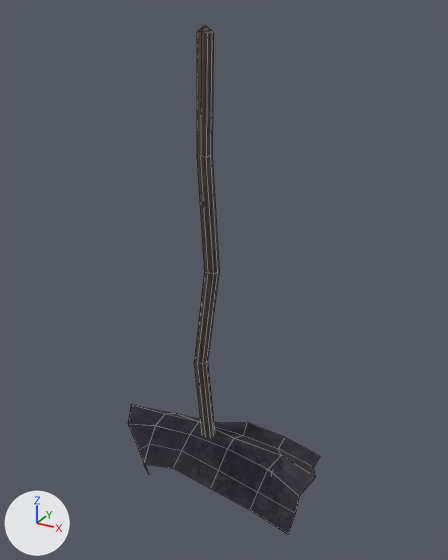
A saved change to the FBX model Assets/Models/Decoration/Mop + bucket/MopRag.fbx.
Before and after are seen from a 50 mm lens placed at (1.144, -1.948, 1.864), pointed at (0.052, 0.038, 0.871). The lights are fixed; the arrows at lower left show +X, +Y and +Z. The picture after the commit comes second. Mesh edges are drawn as thin lines. Where no turn or scale is listed for an object, it has been applied to the vertices.

The older version as bpy lines, for what is in view:
```python
me_cube_001 = bpy.data.meshes.new('Cube.001')
me_cube_001.from_pydata(...)  # 65 vertices, 58 faces; spans x -0.32..0.32, y -0.06..0.06, z -0.81..0.98
me_cube_001.materials.append(mat_material)
me_cube_003 = bpy.data.meshes.new('Cube.003')
me_cube_003.from_pydata(...)  # 72 vertices, 50 faces; spans x -0.451..0.483, y -0.218..0.241, z -0.923..-0.683
me_cube_003.materials.append(mat_material)
ob_швабра = bpy.data.objects.new('швабра', me_cube_001)
ob_швабра.location = (0.0, 0.0, 0.829)
ob_швабра_001 = bpy.data.objects.new('швабра.001', me_cube_003)
ob_швабра_001.location = (0.0, 0.0, 0.829)
```
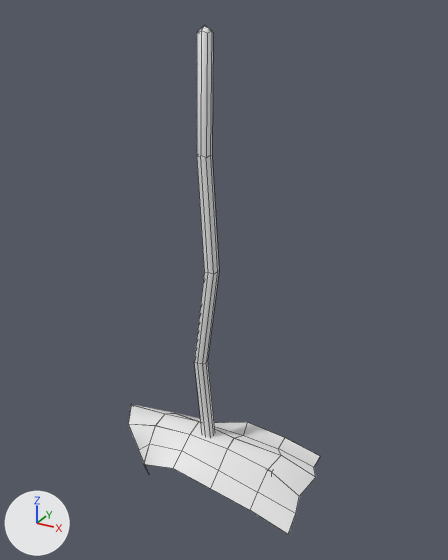
The change in detail:
me_cube_003 has 72 vertices, 50 faces and spans x -0.451..0.483, y -0.218..0.241, z -0.923..-0.683.
me_cube_003 no longer uses material mat_material.
me_cube_001 has 65 vertices, 58 faces and spans x -0.32..0.32, y -0.06..0.06, z -0.81..0.98.
me_cube_001 no longer uses material mat_material.

Boxes [x1, y1, x2, y2] around the edits, measured in the pictures (448 x 560 px):
'швабра.001', recoloured (black to white): [128, 404, 320, 534] in both
'швабра', recoloured (grey to white): [194, 26, 272, 473] in both
